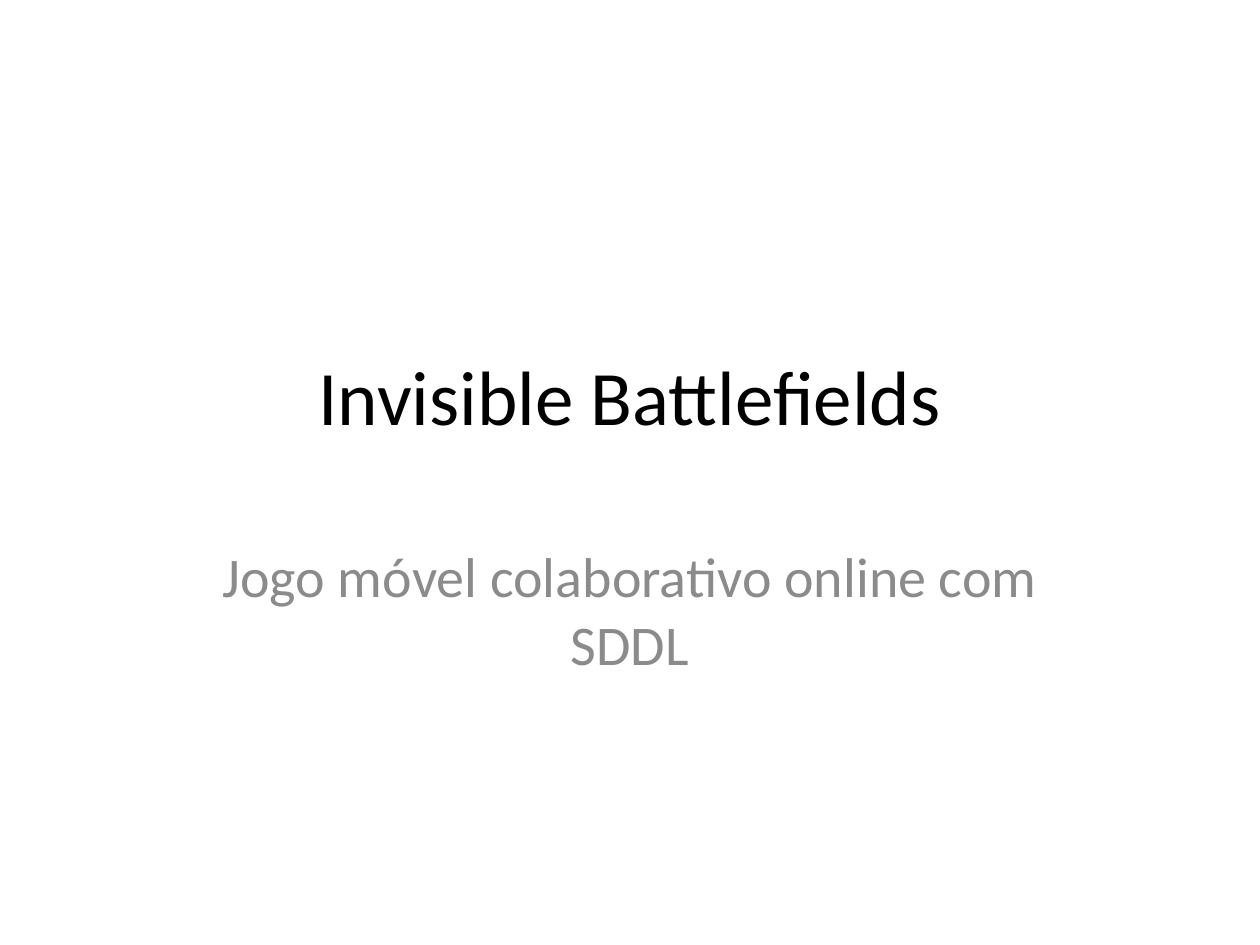
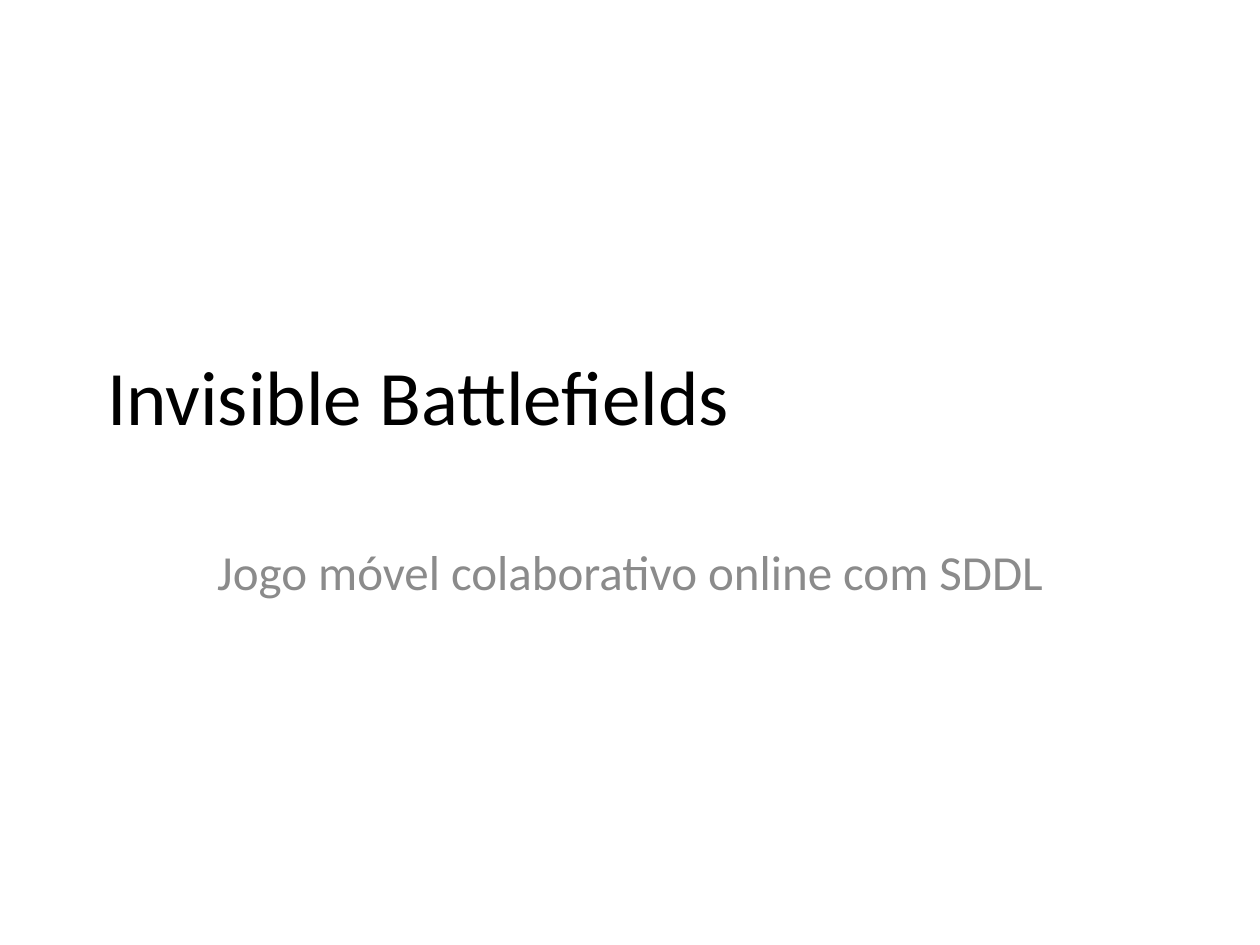
Before and after one commit to stockrt/InvisibleBattlefields, a slide deck: slide 1 of Documents/apresentacao.pptx. Drawn at 1260x945 pixels with LibreOffice and Linux fonts; fonts in the diff are those of the drawing; background and template pictures are left out. Boxes give left, top, right and bottom in pixels: in the first picture for what was removed or moved away, otherwise in the second. Text is boxed around its words. In the diff, an @@ line names an element or a change of style, - is before the commit and + after.

```diff
--- a/Documents/apresentacao.pptx
+++ b/Documents/apresentacao.pptx
@@ title "Invisible Battlefields" at [107,371,728,426]: alignment centre to left @@
@@ subtitle "Jogo móvel colaborativo online com ..." at [217,556,1042,599]: size 32 to 28 pt @@
```
Also in this commit, not shown: 28 other slides changed, 5 slides added, 1 slide removed.
